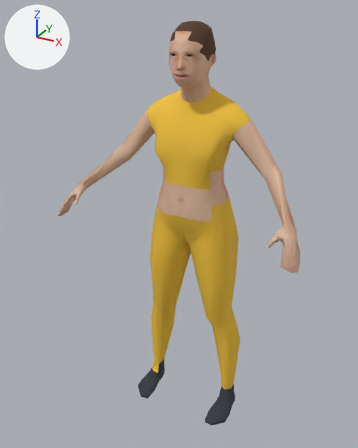
What one commit did to the glTF model assets/world/aerobics_5.far.glb.
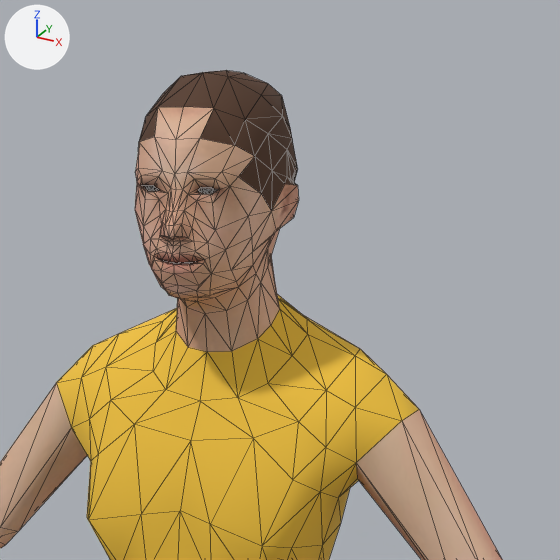
The first picture shows the older version from a 50 mm lens placed at (0.741, -1.493, 1.478), pointed at (-0.031, -0.089, 0.776). The close-ups show the older and then the newer version on the part from 36% to 82% of the width and 0% to 36% of the height of that picture. Only the edits that show in the close-ups are written down. The lights are fixed; the arrows at upper left show +X, +Y and +Z. The close-ups show mesh edges as thin lines. Vertices at exactly the same position are counted once.

Before the edit, the objects in view are built like this:
```python
mat_color_ponytail01 = principled_material('color_ponytail01')
mat_color_ponytail01.base_color = (0.0931, 0.0423, 0.0222)  # brown #563a29
mat_color_ponytail01.roughness = 0.9
me_person_mesh = bpy.data.meshes.new('person_mesh')
me_person_mesh.from_pydata(...)  # 838 vertices, 1644 faces; spans x -0.44..0.44, y -0.284..0.071, z 0.008..1.438
# faces by material slot: [448, 156, 144, 172, 12, 712]
me_person_mesh.materials.append(mat_color_female_sportsuit01)  # yellow #f2c33c
me_person_mesh.materials.append(mat_color_ponytail01)  # brown #563a29
me_person_mesh.materials.append(mat_color_shoes06)  # dark grey #34373f
me_person_mesh.materials.append(mat_eyes)  # picture img_image_0
me_person_mesh.materials.append(mat_hole)  # black #281618
me_person_mesh.materials.append(mat_skin)  # picture img_image_1
# before: 44 (0.109, -0.115, 1.037) at pixel (291, 548), 45 (0.092, -0.14, 1.043) at pixel (261, 546)
# before: 177 (-0.109, -0.115, 1.037) at pixel (86, 517), 178 (-0.092, -0.14, 1.043) at pixel (88, 519)
ob_person_mesh = bpy.data.objects.new('person_mesh', me_person_mesh)
ob_person_mesh.location = (0.0, 0.0, 0.0)
```
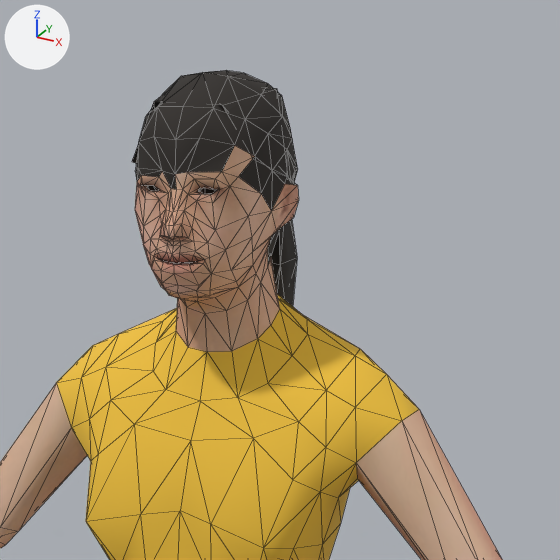
The change, as a diff of the scene's bpy script:
```diff
--- a/assets/world/aerobics_5.far.glb.py
+++ b/assets/world/aerobics_5.far.glb.py
@@ mat_color_ponytail01 @@
 mat_color_ponytail01 = principled_material('color_ponytail01')
-mat_color_ponytail01.base_color = (0.0931, 0.0423, 0.0222)  # brown #563a29
+mat_color_ponytail01.base_color = (0.0273, 0.0222, 0.0185)  # black #2e2925
 mat_color_ponytail01.roughness = 0.9
@@ me_person_mesh @@
 # used by ob_person_mesh; location = (0.0, 0.0, 0.0)
 # verts and faces of me_person_mesh; kept vertices keep their numbers, new ones are numbered from 838
-me_person_mesh.from_pydata(...)  # 838 vertices, 1644 faces; spans x -0.44..0.44, y -0.284..0.071, z 0.008..1.438
+me_person_mesh.from_pydata(...)  # 788 vertices, 1551 faces; spans x -0.44..0.44, y -0.284..0.084, z 0.0..1.438
+# me_person_mesh part 1: a new loose piece of 28 vertices spanning x -0.067..0.067, y -0.114..0.084, z 1.132..1.428, in mat_color_ponytail01 (black #2e2925)
+# me_person_mesh part 2
+verts[44] = (0.111, -0.113, 1.036)  # moved, pixel (293, 548)
+verts[45] = (0.094, -0.141, 1.042)  # moved, pixel (263, 548)
+# me_person_mesh part 3
+verts[177] = (-0.111, -0.113, 1.036)  # moved, pixel (86, 517)
+verts[178] = (-0.094, -0.141, 1.042)  # moved, pixel (85, 521)
+# me_person_mesh part 4
+# 78 vertices are removed from x -0.04..0.04, y -0.13..-0.113, z 1.335..1.359
+# 172 faces are deleted
+# 24 new faces join them, mat_eyes (picture img_image_0)
+# me_person_mesh part 5: 40 faces spanning x -0.075..0.059, y -0.137..-0.001, z 1.251..1.411 switch from mat_skin (picture img_image_1) to mat_color_ponytail01 (black #2e2925)
+# other edits to the shape of me_person_mesh do not show in these pictures
 me_person_mesh.materials.append(mat_color_female_sportsuit01)
```

What differs and where, as boxes (x1, y1, x2, y2) in the close-ups (560 x 560 px; the box of a moved part takes in the faces that stretch with it):
'person_mesh', recoloured, reshaped (darker)
    both: (0, 70, 502, 560)
part 1 of me_person_mesh, added (mostly hidden)
    after: (132, 88, 297, 306)
part 2 of me_person_mesh, moved or reshaped
    before: (210, 439, 322, 560)
    after: (211, 439, 322, 560)
part 3 of me_person_mesh, moved or reshaped
    before: (87, 425, 141, 560)
    after: (86, 425, 141, 560)
part 4 of me_person_mesh, cut back (mostly hidden)
    before: (144, 186, 219, 194)
    after: (147, 186, 218, 194)
part 5 of me_person_mesh, recoloured (beige to black)
    both: (135, 107, 279, 264)
